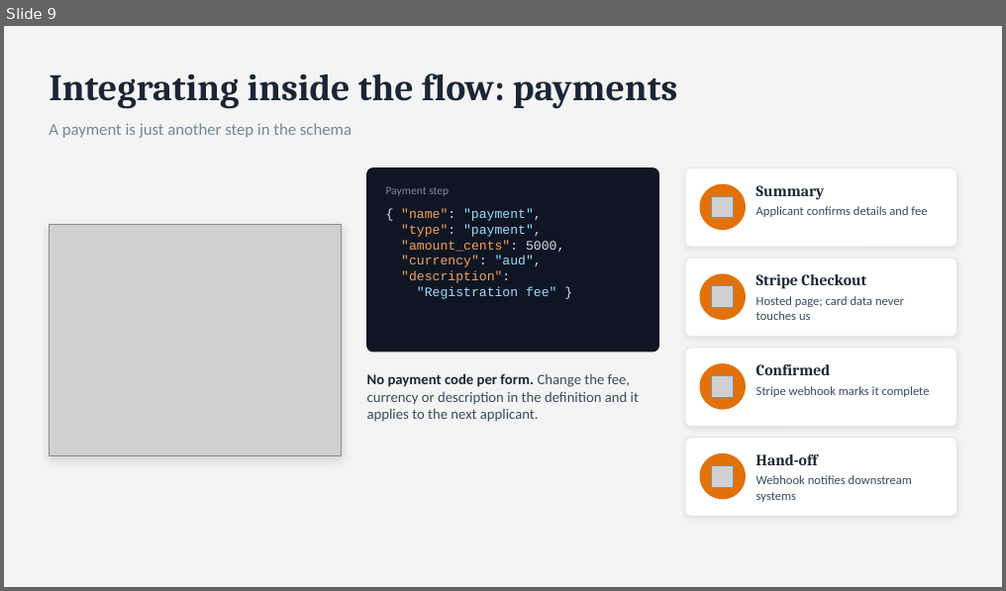
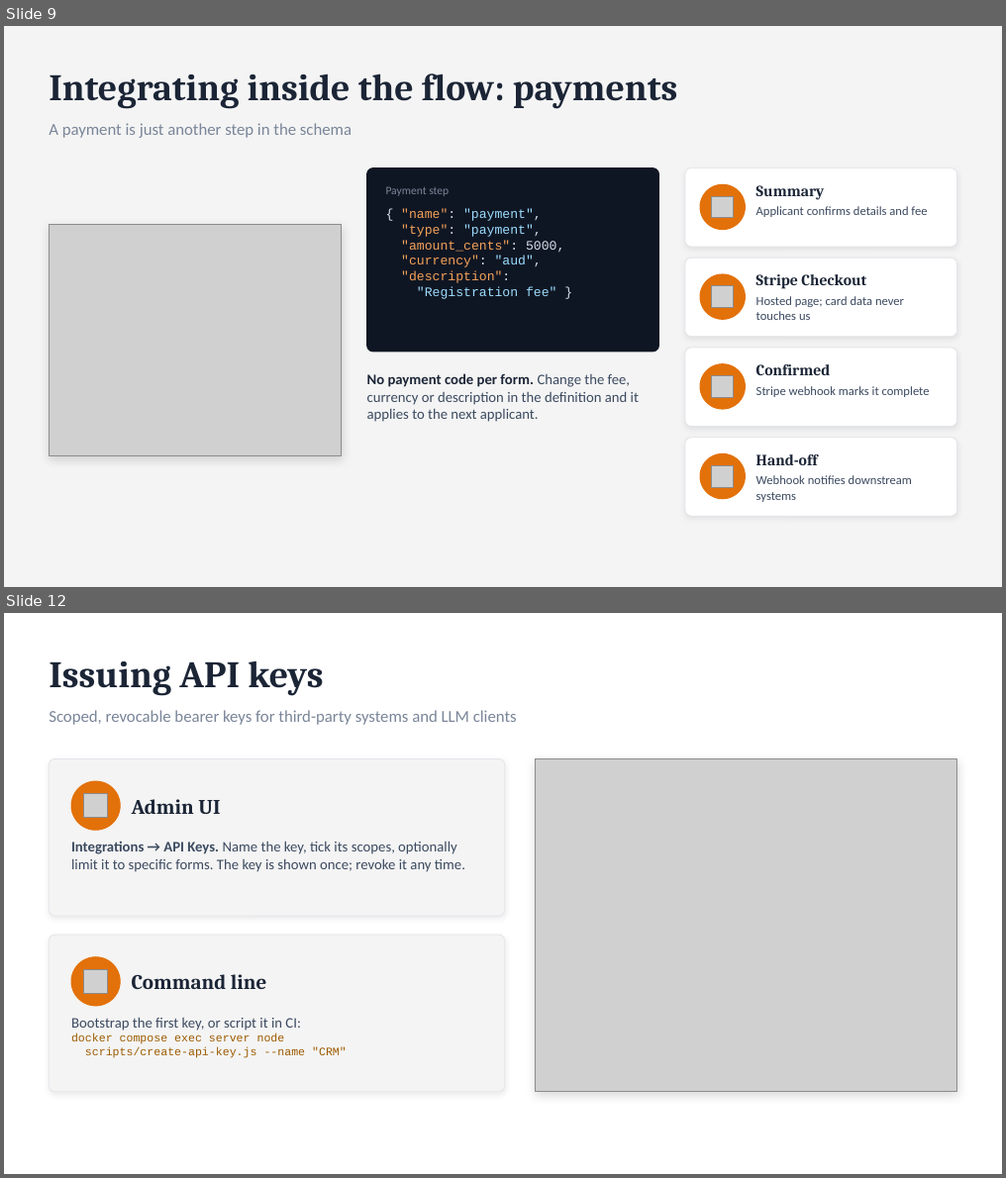
Before and after one commit to ideapod/dd-transactions, a slide deck: dd-transactions-demo.pptx. Shown one above the other, each under a label of ours: slide 9 before the commit, slides 9 and 12 after it; the slides between them are not shown. The pictures are 1006x591 and 1006x1178 pixels, drawn with LibreOffice and Linux fonts; fonts in the diff are those of the drawing; grey boxes stand for pictures. Boxes give left, top, right and bottom in pixels: in the first picture for what was removed or moved away, otherwise in the second. Text is boxed around its words. In the diff, an @@ line names an element or a change of style, - is before the commit and + after.

```diff
--- a/dd-transactions-demo.pptx
+++ b/dd-transactions-demo.pptx
@@ slide 12 added at box(4, 613, 1002, 1174), background #FFFFFF @@
@@ text added at box(49, 662, 323, 696), 36 pt, text #1B2536, bold @@
+Issuing API keys
@@ text added at box(49, 710, 517, 725), 16 pt, text #7A8699 @@
+Scoped, revocable bearer keys for third-party systems and LLM clients
@@ rounded rectangle added at box(49, 759, 505, 916), fill #F4F4F4, outline #E2E5EA 0.75 pt @@
@@ rectangle added at box(535, 759, 957, 1092), fill #FFFFFF, outline #D5DAE1 0.75 pt @@
@@ picture added at box(535, 759, 957, 1092) @@
@@ ellipse added at box(71, 781, 120, 830), fill #E3710A, outline #E3710A 1 pt @@
@@ picture added at box(84, 794, 107, 817) @@
@@ text added at box(132, 799, 220, 814), 20 pt, text #1B2536, bold @@
+Admin UI
@@ text added at box(71, 841, 465, 872), 14 pt, text #3C4A60 @@
+Integrations → API Keys. Name the key, tick its scopes, optionally limit it to specific forms. The key is shown once; revoke it any time.
@@ rounded rectangle added at box(49, 935, 505, 1092), fill #F4F4F4, outline #E2E5EA 0.75 pt @@
@@ ellipse added at box(71, 958, 120, 1006), fill #E3710A, outline #E3710A 1 pt @@
@@ picture added at box(84, 970, 107, 993) @@
@@ text added at box(132, 974, 266, 989), 20 pt, text #1B2536, bold @@
+Command line
@@ text added at box(71, 1017, 347, 1059), 11 pt, text #9D5B00 @@
+Bootstrap the first key, or script it in CI:
+docker compose exec server node
+scripts/create-api-key.js --name "CRM"
```
Also in this commit, not shown: 6 slides changed, 4 other slides added.
